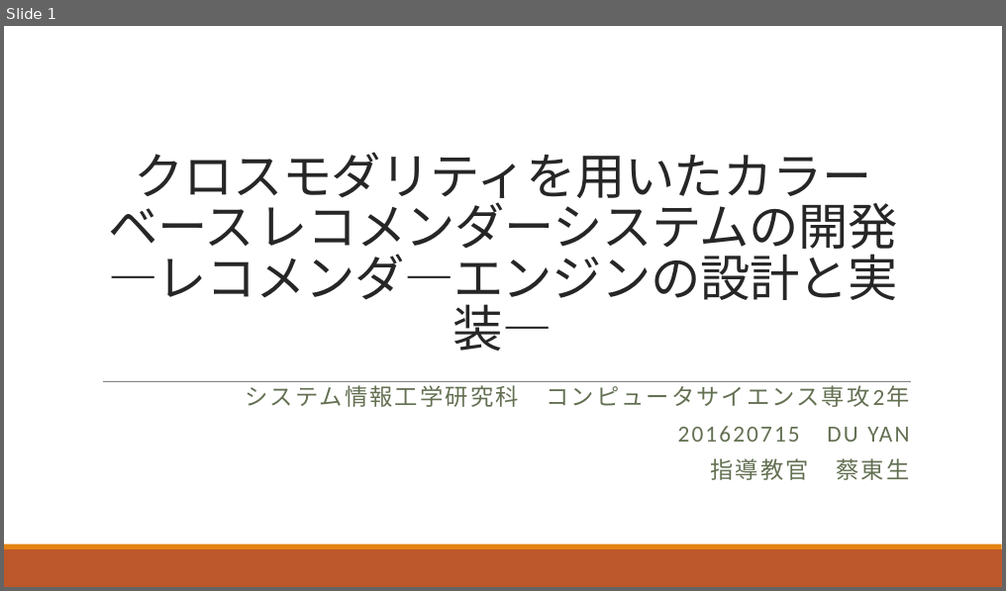
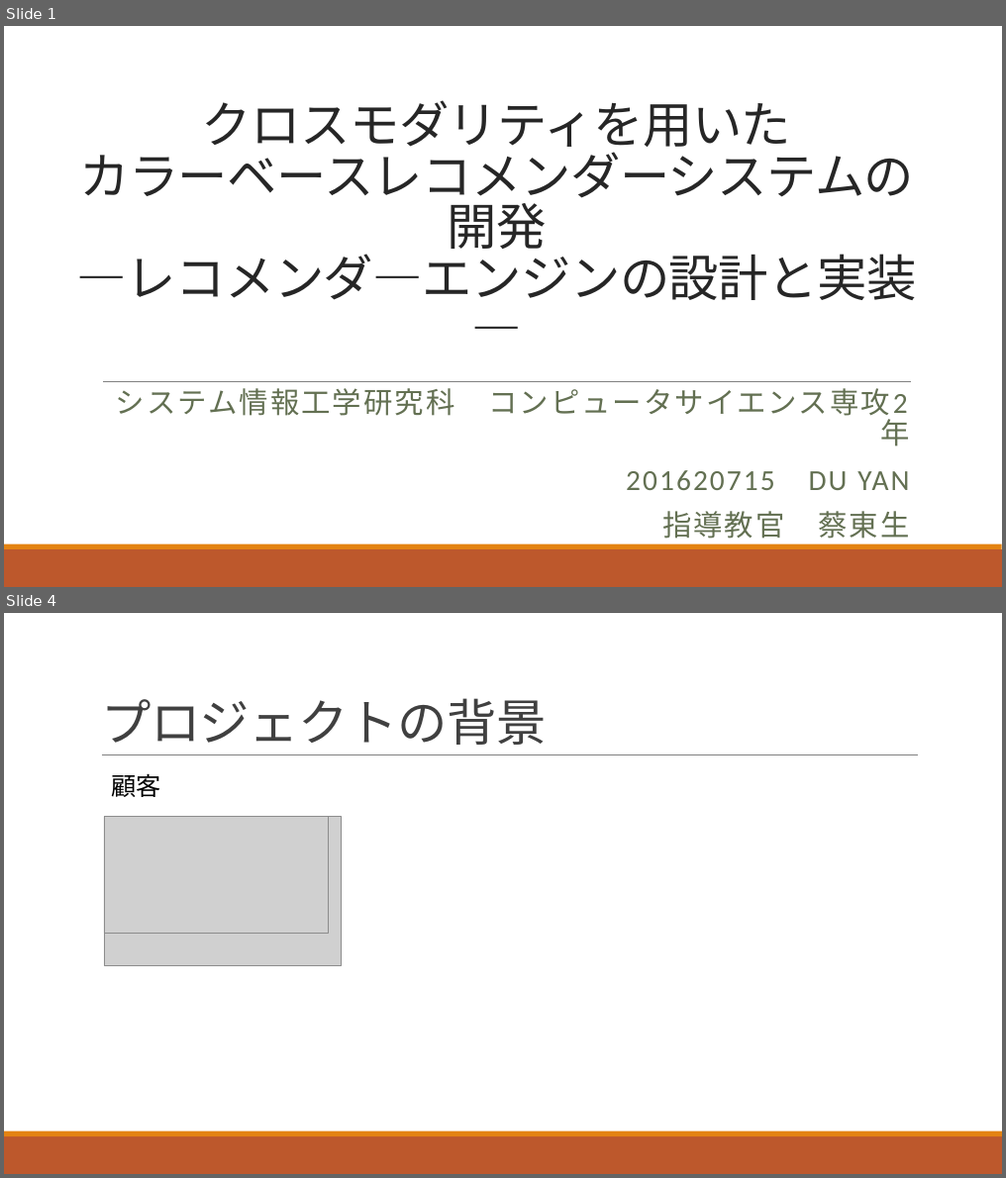
Before and after one commit to we333/m2_paper, a slide deck: 提交材料/プレゼンテーション.pptx. Shown one above the other, each under a label of ours: slide 1 before the commit, slides 1 and 4 after it; the slides between them are not shown. The pictures are 1006x591 and 1006x1178 pixels, drawn with LibreOffice and Linux fonts; fonts in the diff are those of the drawing; grey boxes stand for pictures. Boxes give left, top, right and bottom in pixels: in the first picture for what was removed or moved away, otherwise in the second. Text is boxed around its words. In the diff, an @@ line names an element or a change of style, - is before the commit and + after.

```diff
--- a/提交材料/プレゼンテーション.pptx
+++ b/提交材料/プレゼンテーション.pptx
@@ slide 4 added at bbox=[4, 613, 1002, 1174], background #FFFFFF; not listed: 2 template elements that a slide beside it also shows @@
@@ title added at bbox=[101, 698, 546, 745], 48 pt, text #404040 @@
+プロジェクトの背景
@@ line added from (102, 756) to (918, 756), #808080 0.5 pt @@
@@ text added at bbox=[112, 773, 161, 797], 24 pt, text #000000 @@
+顧客
@@ picture added at bbox=[104, 817, 341, 965] @@
@@ picture added at bbox=[104, 817, 328, 934] @@
@@ slide 1 changed as well @@
@@ title at bbox=[77, 100, 917, 300]: spaces changed @@
-クロスモダリティを用いたカラーベース レコメンダーシステムの開発
-―レコメンダ―エンジンの設計と実装―
+クロスモダリティを用いた
+カラーベースレコメンダーシステムの開発
+―レコメンダ―エンジンの設計と実装―
@@ subtitle "システム情報工学研究科 コンピュータサイエンス専攻2年" at bbox=[116, 388, 909, 545]: size 22.2 to 28 pt; line spacing 0.8 to 0.9 @@
```
Also in this commit, not shown: 37 other slides added, 1 slide removed, 2 other files.
